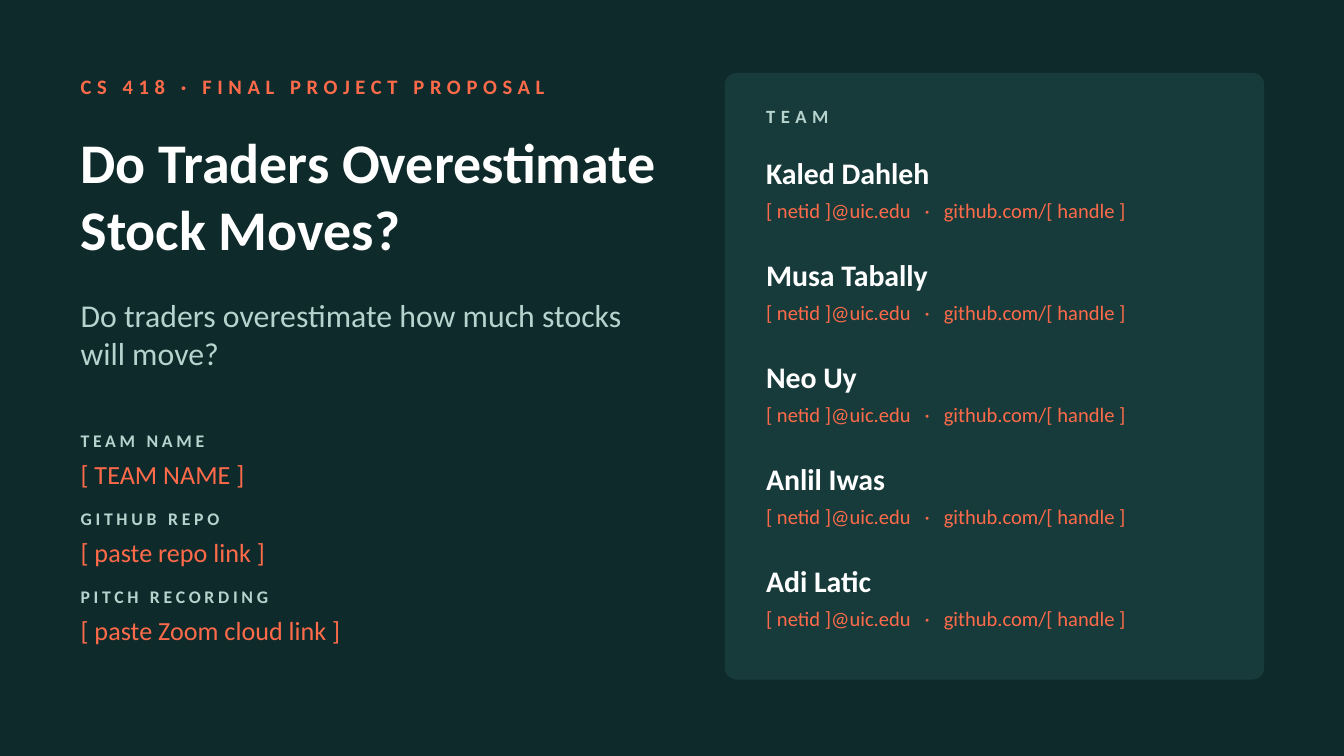
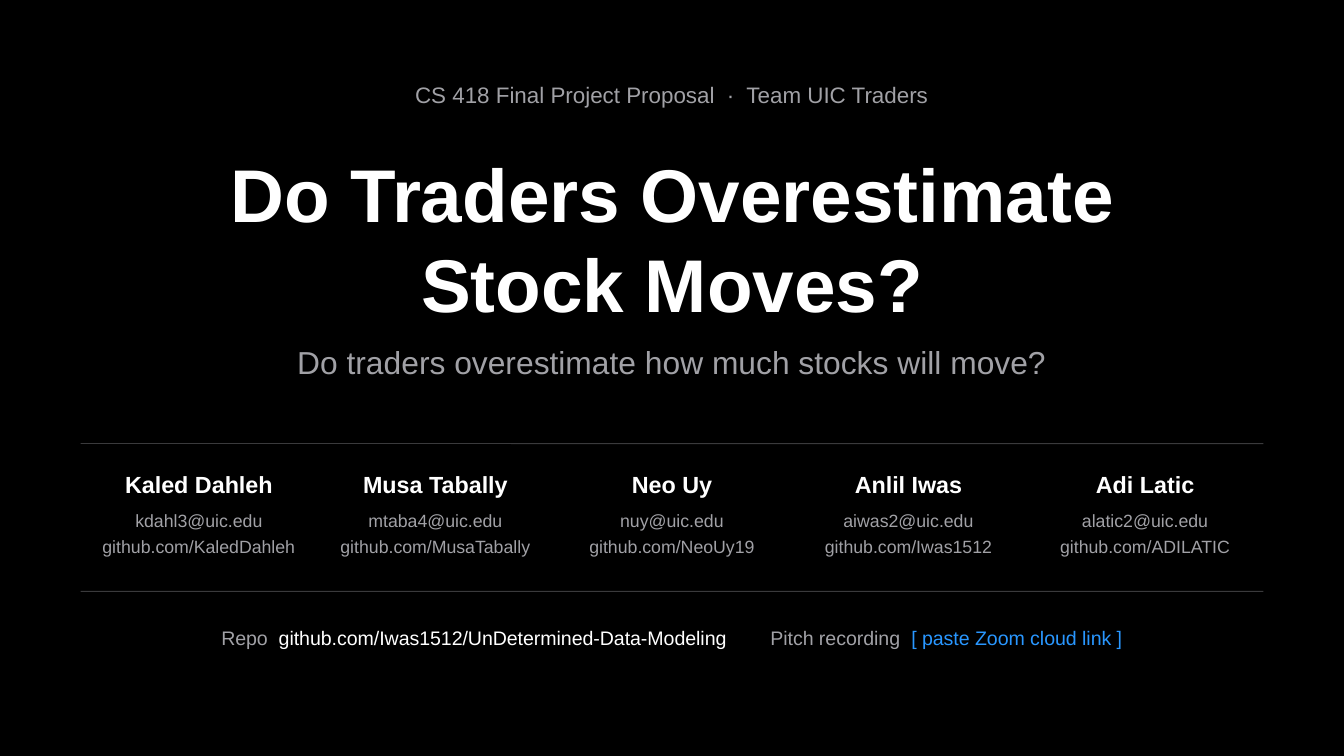
Before and after one commit to Iwas1512/UnDetermined-Data-Modeling, a slide deck: slide 1 of proposal.pptx. Drawn at 1344x756 pixels with LibreOffice and Linux fonts; fonts in the diff are those of the drawing. Boxes give left, top, right and bottom in pixels: in the first picture for what was removed or moved away, otherwise in the second. Text is boxed around its words. In the diff, an @@ line names an element or a change of style, - is before the commit and + after.

```diff
--- a/proposal.pptx
+++ b/proposal.pptx
@@ background #0F2A2A to #000000 @@
@@ text at <box>415,87,928,108</box>: text changed; size 11 to 12 pt; font Calibri to Arial; text colour #FF6B4A to #A1A1A6; bold off @@
-CS 418 · FINAL PROJECT PROPOSAL
+CS 418 Final Project Proposal · Team UIC Traders
@@ rounded rectangle removed at <box>726,74,1263,679</box> @@
@@ text removed at <box>766,111,828,123</box> @@
-TEAM
@@ text "Do Traders Overestimate Stock Moves?": place and size @@
-text "Do Traders Overestimate Stock Moves?" at <box>81,143,655,251</box>
+text "Do Traders Overestimate Stock Moves?" at <box>230,168,1114,313</box>
@@ text "Do Traders Overestimate Stock Moves?" at <box>230,168,1114,313</box>: size 30 to 40 pt, font Calibri to Arial; alignment left to centre @@
@@ text "Do traders overestimate how much ...": place and size @@
-text "Do traders overestimate how much ..." at <box>81,305,621,365</box>
+text "Do traders overestimate how much ..." at <box>297,351,1045,375</box>
@@ text "Do traders overestimate how much ..." at <box>297,351,1045,375</box>: font Calibri to Arial, text colour #B7D3CE to #A1A1A6; alignment left to centre @@
@@ text removed at <box>777,407,1114,426</box> @@
-[ netid ]@uic.edu · github.com/[ handle ]
@@ text removed at <box>81,435,205,447</box> @@
-TEAM NAME
@@ line added from (81, 444) to (1263, 444), #3A3A3C 0.5 pt @@
@@ text "Kaled Dahleh": place and size @@
-text "Kaled Dahleh" at <box>766,163,930,185</box>
+text "Kaled Dahleh" at <box>125,476,273,494</box>
@@ text removed at <box>94,467,230,484</box> @@
-[ TEAM NAME ]
@@ text "Musa Tabally": place and size @@
-text "Musa Tabally" at <box>766,265,928,291</box>
+text "Musa Tabally" at <box>363,476,508,498</box>
@@ size 16 to 12.5 pt, font Calibri to Arial; alignment left to centre in 5 elements at <box>855,476,963,494</box>, <box>1096,476,1194,494</box>, <box>125,476,273,494</box>, <box>363,476,508,498</box>, <box>632,477,712,498</box> @@
@@ text "Neo Uy": place and size @@
-text "Neo Uy" at <box>766,368,857,393</box>
+text "Neo Uy" at <box>632,477,712,498</box>
@@ text "Anlil Iwas": place and size @@
-text "Anlil Iwas" at <box>766,469,885,491</box>
+text "Anlil Iwas" at <box>855,476,963,494</box>
@@ text "Adi Latic": place and size @@
-text "Adi Latic" at <box>766,571,871,593</box>
+text "Adi Latic" at <box>1096,476,1194,494</box>
@@ text at <box>135,514,262,530</box>: text changed; font Calibri to Arial; text colour #B7D3CE to #A1A1A6; bold off @@
-GITHUB REPO
+kdahl3@uic.edu
@@ text added at <box>368,514,502,530</box>, 9.5 pt, text #A1A1A6 @@
+mtaba4@uic.edu
@@ text added at <box>620,514,723,531</box>, 9.5 pt, text #A1A1A6 @@
+nuy@uic.edu
@@ text at <box>843,514,973,530</box>: text changed; size 11 to 9.5 pt; font Calibri to Arial; text colour #FF6B4A to #A1A1A6 @@
-[ netid ]@uic.edu · github.com/[ handle ]
+aiwas2@uic.edu
@@ text added at <box>1082,514,1208,530</box>, 9.5 pt, text #A1A1A6 @@
+alatic2@uic.edu
@@ text at <box>102,540,295,557</box>: text changed; size 14 to 9.5 pt; font Calibri to Arial; text colour #FF6B4A to #A1A1A6 @@
-[ paste repo link ]
+github.com/KaledDahleh
@@ text added at <box>340,540,530,557</box>, 9.5 pt, text #A1A1A6 @@
+github.com/MusaTabally
@@ text at <box>589,540,754,557</box>: text changed; size 11 to 9.5 pt; font Calibri to Arial; text colour #FF6B4A to #A1A1A6 @@
-[ netid ]@uic.edu · github.com/[ handle ]
+github.com/NeoUy19
@@ text added at <box>825,540,992,557</box>, 9.5 pt, text #A1A1A6 @@
+github.com/Iwas1512
@@ text at <box>1060,540,1230,557</box>: text changed; size 11 to 9.5 pt; font Calibri to Arial; text colour #FF6B4A to #A1A1A6 @@
-[ netid ]@uic.edu · github.com/[ handle ]
+github.com/ADILATIC
@@ text removed at <box>81,591,268,603</box> @@
-PITCH RECORDING
@@ line added from (81, 591) to (1263, 591), #3A3A3C 0.5 pt @@
@@ text "Repo github.com/Iwas1512/UnDetermined-Data-Modeling Pitch re ..." at <box>221,630,1111,649</box>: vertical alignment top to middle @@
@@ text removed at <box>94,622,327,645</box> @@
-[ paste Zoom cloud link ]
@@ text at <box>221,630,1111,649</box>: text changed; size 11 to 10.5 pt; font Calibri to Arial; text colour #FF6B4A to #FFFFFF @@
-[ netid ]@uic.edu · github.com/[ handle ]
+Repo github.com/Iwas1512/UnDetermined-Data-Modeling Pitch recording [ paste Zoom cloud link ]
```
Also in this commit, not shown: 4 other slides changed.
